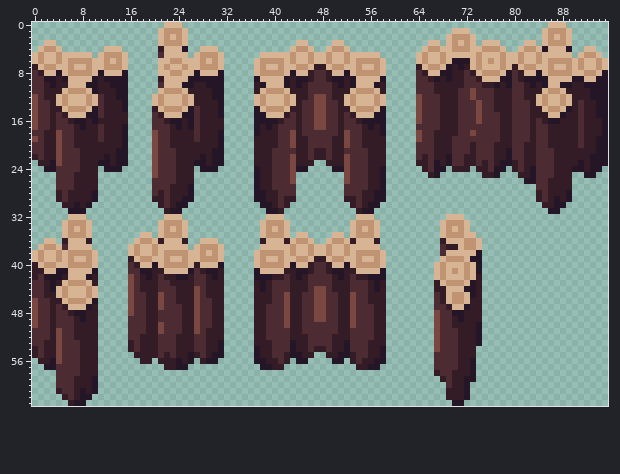
Edited in one commit: sprite sheet (2024Kevat_BBS_Group/Assets/Textures/Buildings/Walls/Wooden-Wall-Spritesheet.png). Above is the file before it was changed.
The file is 96x64 pixels.
The result:
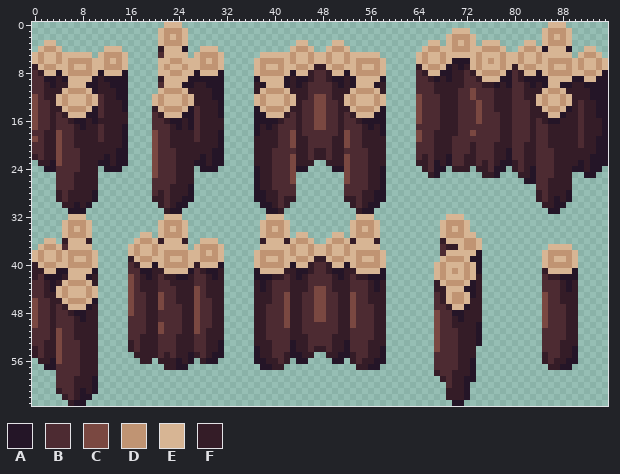
Palette (. is transparent): A #241527  B #4d2b32  C #7a4841  D #c09473  E #d7b594  F #341c27
Change:
y 37: x 86..89 .... -> EEEE
y 38: x 85..90 ...... -> EDDDDE
y 39: x 85..90 ...... -> EDEEDE
y 40: x 85..90 ...... -> EDDDDE
y 41: x 85..90 ...... -> FEEEEA
y 42: x 85..90 ...... -> BFFAAA
y 43..44: x 85..90 ...... -> BBBFAF
y 45..46: x 85..90 ...... -> CBBFFF
y 47..50: x 85..90 ...... -> CBBBFF
y 51..52: x 85..90 ...... -> BBBBFF
y 53: x 85..90 ...... -> BBBFFF
y 54: x 85..90 ...... -> BBBFFA
y 55: x 85..90 ...... -> FBBFFA
y 56: x 85..90 ...... -> FBFFAA
y 57: x 86..89 .... -> FFAA
Changed places in both pictures, as pixel boxes (x1, y1, x2, y2):
added: (542, 244, 578, 370)
